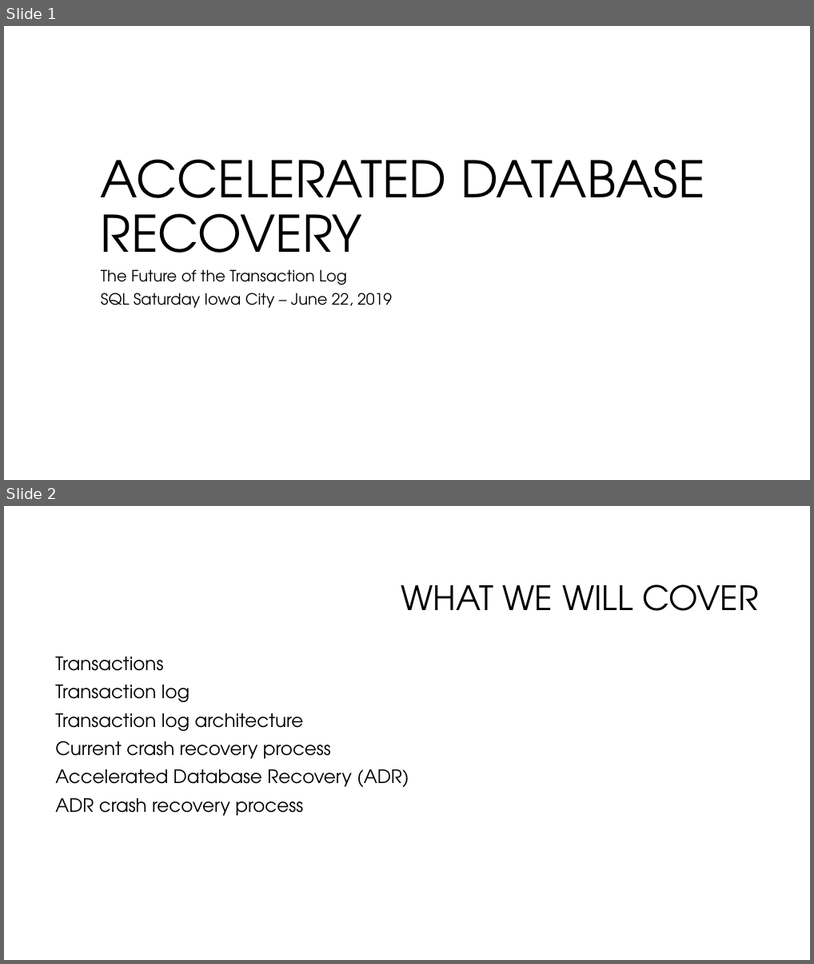
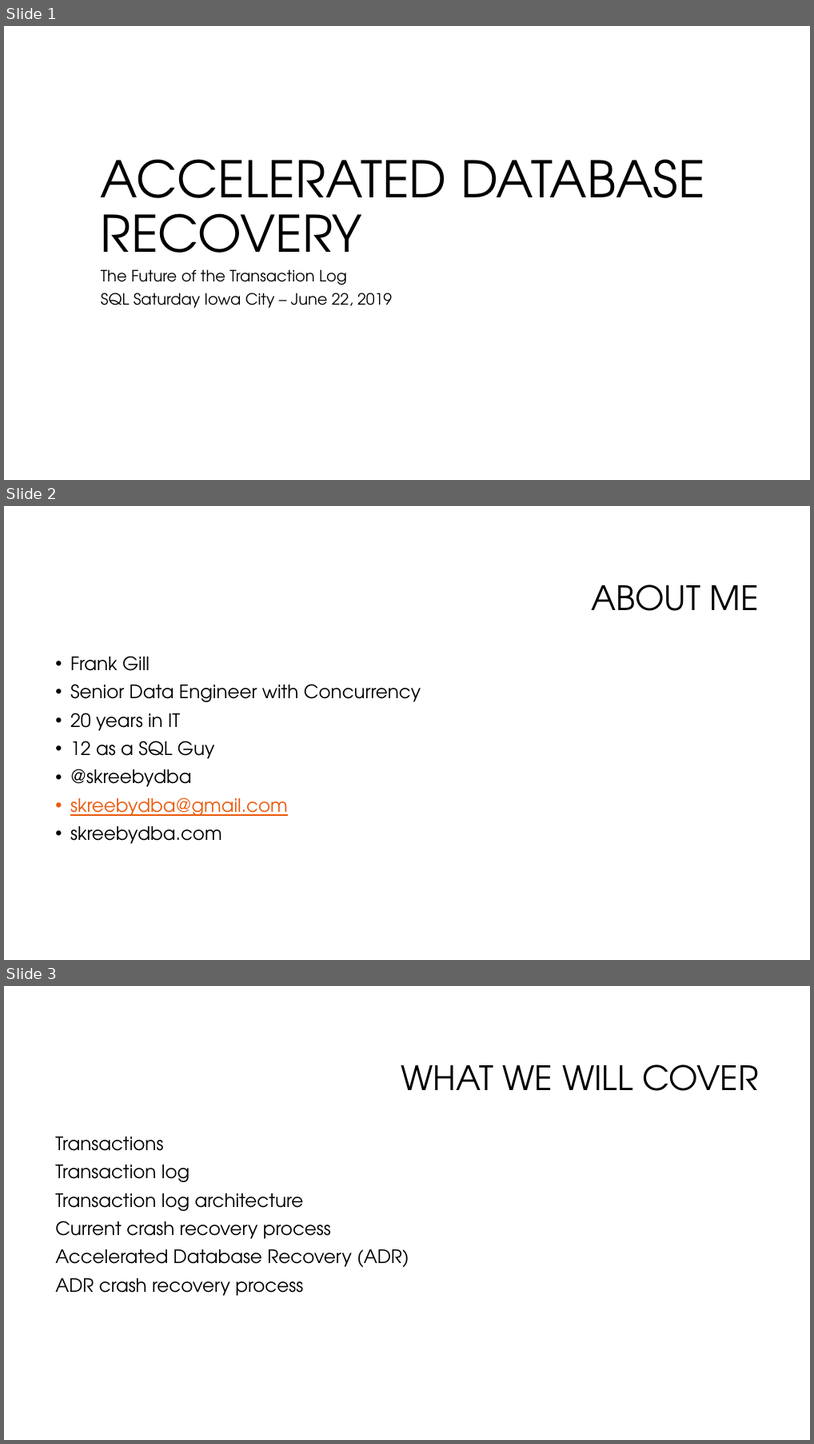
Before and after one commit to skreebydba/AcceleratedDatabaseRecovery, a slide deck: AcceleratedDatabaseRecovery/AcceleratedDatabaseRecovery.pptx. Shown one above the other, each under a label of ours: slides 1 and 2 before the commit, slides 1, 2 and 3 after it. The pictures are 814x964 and 814x1444 pixels, drawn with LibreOffice and Linux fonts; fonts in the diff are those of the drawing; background and template pictures are left out. Boxes give left, top, right and bottom in pixels: in the first picture for what was removed or moved away, otherwise in the second. Text is boxed around its words. In the diff, an @@ line names an element or a change of style, - is before the commit and + after.

Commit message:
Added about Me slide

```diff
--- a/AcceleratedDatabaseRecovery/AcceleratedDatabaseRecovery.pptx
+++ b/AcceleratedDatabaseRecovery/AcceleratedDatabaseRecovery.pptx
@@ slide 2 added at (x1=4, y1=506, x2=810, y2=960), background #FFFFFF @@
@@ title added at (x1=591, y1=584, x2=759, y2=611), 40 pt, text #000000 @@
+ABOUT ME
@@ text added at (x1=70, y1=656, x2=421, y2=844), 22 pt, text #000000 @@
+• Frank Gill
+• Senior Data Engineer with Concurrency
+• 20 years in IT
+• 12 as a SQL Guy
+• @skreebydba
+• skreebydba@gmail.com
+• skreebydba.com
@@ what was slide 2 is now slide 3 @@
```
